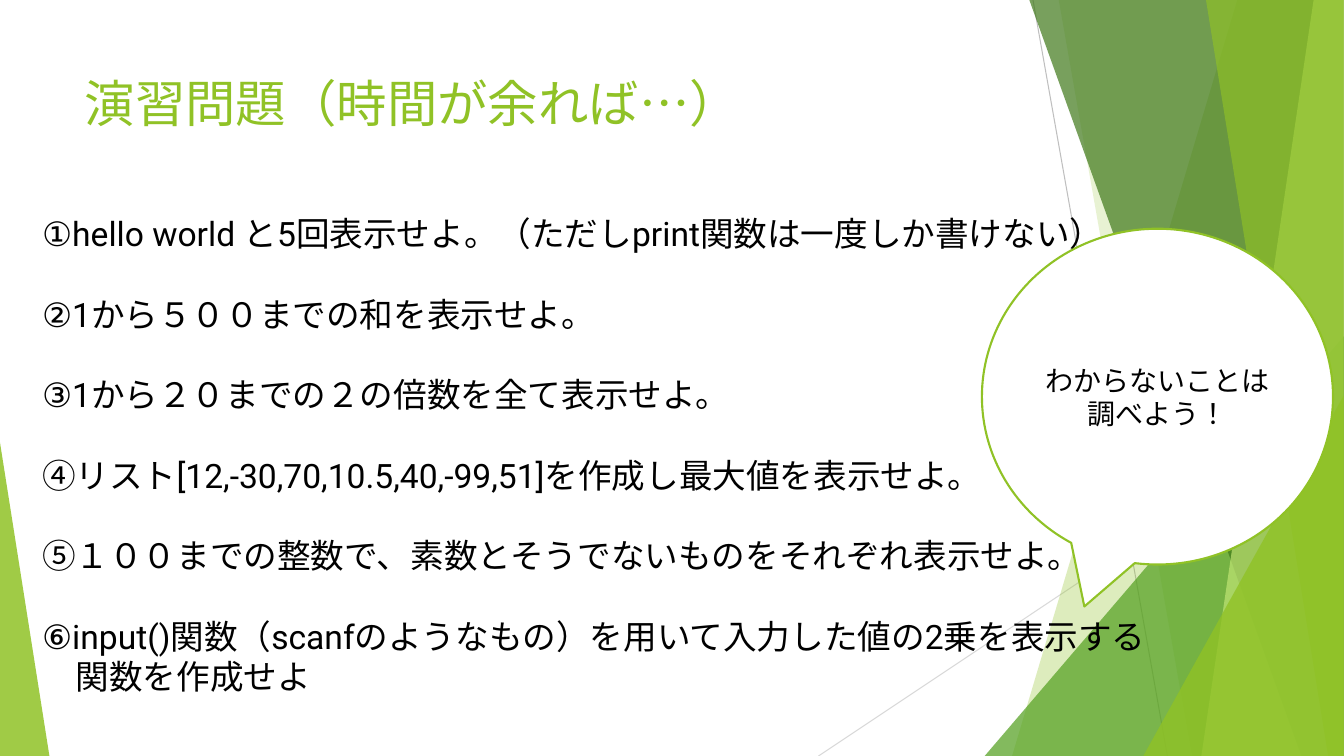
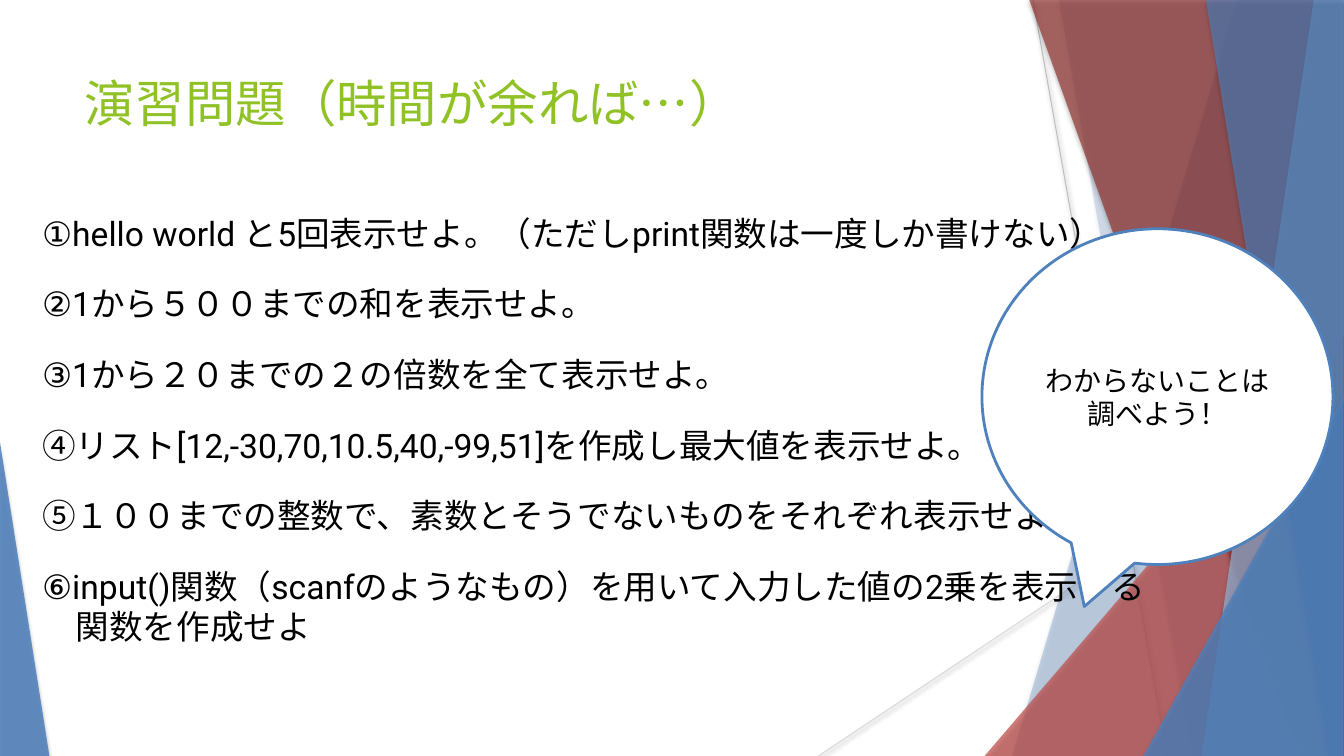
Before and after one commit to matsumotokoki/python_tutrial, a slide deck: slide 14 of Pythonについて.pptx. Drawn at 1344x756 pixels with LibreOffice and Linux fonts; fonts in the diff are those of the drawing. Boxes give left, top, right and bottom in pixels: in the first picture for what was removed or moved away, otherwise in the second. Text is boxed around its words. In the diff, an @@ line names an element or a change of style, - is before the commit and + after.

```diff
--- a/Pythonについて.pptx
+++ b/Pythonについて.pptx
@@ freeform shape at box(1012, 0, 1344, 756): fill #90C226 at 30% opacity to #4F81BD at 30% opacity; shadow on @@
@@ freeform shape at box(1029, 0, 1344, 756): fill #3F7819 at 70% opacity to #953735 at 70% opacity; shadow on @@
@@ line (1033, 0) - (1168, 756): stroke #BFBFBF 0.75 pt to #BFBFBF 0.74 pt @@
@@ freeform shape at box(1059, 0, 1344, 756): fill #90C226 at 20% opacity to #4F81BD at 20% opacity; shadow on; outline redrawn @@
@@ freeform shape at box(1202, 0, 1344, 756): fill #C0E474 at 70% opacity to #95B3D7 at 70% opacity; shadow on @@
@@ freeform shape at box(1206, 0, 1344, 756): fill #90C226 at 65% opacity to #4F81BD at 65% opacity; shadow on @@
@@ text "①hello world と5回表示せよ。（ただしprint関数は一度しか書けない）" rewrapped from box(42, 211, 1146, 692) to box(42, 211, 1146, 642) @@
@@ speech bubble "わからないことは調べよう！" at box(982, 229, 1333, 565): outline #90C226 1.5 pt to #4F81BD 2 pt; proportions changed @@
@@ triangle at box(985, 336, 1344, 756): fill #54A021 at 72% opacity to #C0504D at 72% opacity; shadow on @@
@@ line (1344, 406) - (819, 756): stroke #D9D9D9 0.75 pt to #D9D9D9 0.74 pt @@
@@ triangle at box(1143, 396, 1344, 756): fill #90C226 at 80% opacity to #4F81BD at 80% opacity; shadow on @@
@@ triangle at box(0, 443, 49, 756): fill #90C226 at 85% opacity to #4F81BD at 85% opacity; shadow on @@
```
Also in this commit, not shown: 15 other slides changed.
